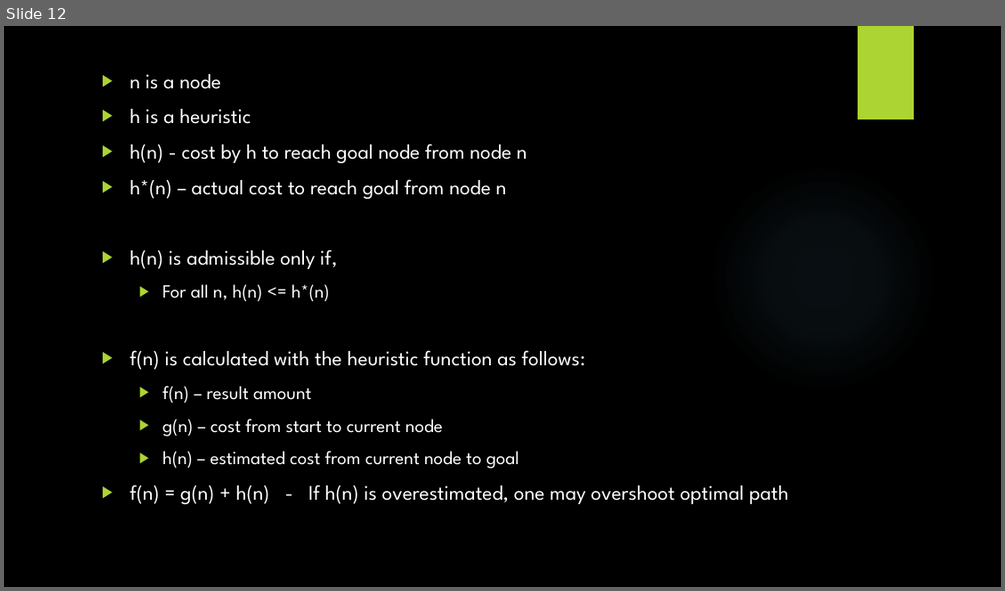
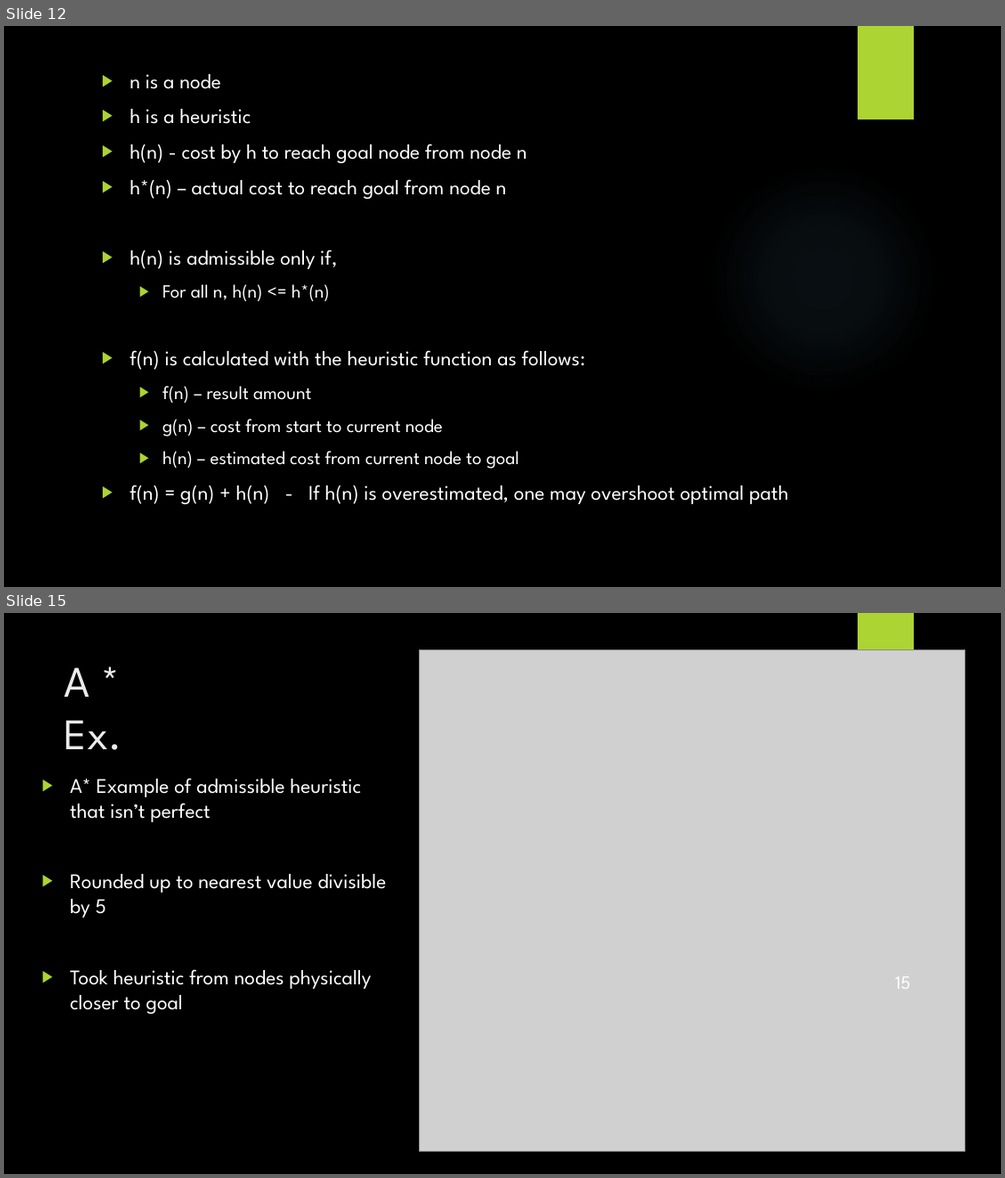
Before and after one commit to StevenPG/GraphTheoryProject2016, a slide deck: Documents/GraphTheoryPresentation.pptx. Shown one above the other, each under a label of ours: slide 12 before the commit, slides 12 and 15 after it; the slides between them are not shown. The pictures are 1005x591 and 1005x1178 pixels, drawn with LibreOffice and Linux fonts; fonts in the diff are those of the drawing; grey boxes stand for pictures; background and template pictures are left out. Boxes give left, top, right and bottom in pixels: in the first picture for what was removed or moved away, otherwise in the second. Text is boxed around its words. In the diff, an @@ line names an element or a change of style, - is before the commit and + after.

```diff
--- a/Documents/GraphTheoryPresentation.pptx
+++ b/Documents/GraphTheoryPresentation.pptx
@@ slide 15 added at bbox=[4, 613, 1001, 1174], background picture (left out); not listed: 1 template element that a slide beside it also shows @@
@@ picture added at bbox=[419, 650, 965, 1151] @@
@@ title added at bbox=[65, 667, 122, 750], 42 pt, text #EBEBEB @@
+A *
+Ex.
@@ text added at bbox=[70, 778, 387, 1013], 20 pt, text #FFFFFF @@
+▶ A* Example of admissible heuristic that isn’t perfect
+▶ Rounded up to nearest value divisible by 5
+▶ Took heuristic from nodes physically closer to goal
@@ text added at bbox=[895, 977, 910, 989], 18 pt, text #FFFFFF @@
+15
```
Also in this commit, not shown: 2 slides changed, 6 other slides added, 4 slides removed.
